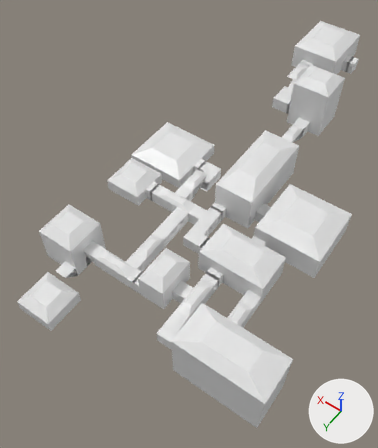
What one commit did to the FBX model Assets/Models/forgotten_lair_of_the_silent_general.fbx.
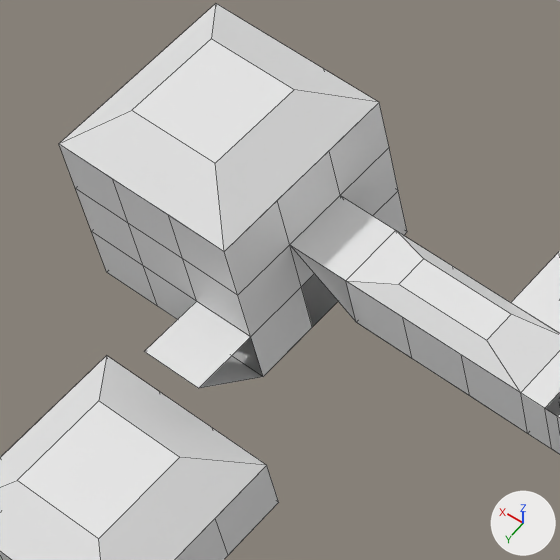
The first picture shows the older version from a 50 mm lens placed at (-11.2, 41.8, 28.9), pointed at (3.2, 21.6, -2.8). The close-ups show both versions on the part from 7% to 36% of the width and 45% to 69% of the height of that picture; other places that the commit changed are outside them. The lights are fixed; the arrows at lower right show +X, +Y and +Z. The close-ups show mesh edges as thin lines. Vertices at the same position are counted once.

Script lines for the objects in view, before the commit:
```python
me_plane_2386 = bpy.data.meshes.new('Plane.2386')
me_plane_2386.from_pydata(...)  # 23 vertices, 11 faces; spans x -1.5..1.5, y -0.5..0.5, z 0.0..1.25
# faces by material slot: [1, 5, 5]
me_plane_2386.materials.append(mat_floormaterial_005)  # white #e7e7e7
me_plane_2386.materials.append(mat_wallmaterial_005)  # white #e7e7e7
me_plane_2386.materials.append(mat_ceilingmaterial_005)  # white #e7e7e7
me_ramp_027 = bpy.data.meshes.new('Ramp.027')
me_ramp_027.from_pydata(...)  # 6 vertices, 2 faces; spans x 6.0..7.0, y 28.0..29.0, z -2.0..-1.0
# faces by material slot: [1, 1]
me_ramp_027.materials.append(mat_floormaterial_005)  # white #e7e7e7
me_ramp_027.materials.append(mat_ceilingmaterial_005)  # white #e7e7e7
# before: 0 (6.0, 28.0, -2.0), 1 (7.0, 28.0, -1.0) at pixel (340, 195), 2 (7.0, 29.0, -1.0) at pixel (289, 244), 3 (6.0, 29.0, -2.0) at pixel (356, 322), 4 (6.0, 28.0, -1.0) at pixel (395, 230)
# before: 5 (6.0, 29.0, -1.0) at pixel (345, 280)
me_ramp_028 = bpy.data.meshes.new('Ramp.028')
me_ramp_028.from_pydata(...)  # 6 vertices, 2 faces; spans x 7.0..8.0, y 30.0..31.0, z -3.0..-2.0
# faces by material slot: [1, 1]
me_ramp_028.materials.append(mat_floormaterial_005)  # white #e7e7e7
me_ramp_028.materials.append(mat_ceilingmaterial_005)  # white #e7e7e7
# before: 0 (7.0, 30.0, -3.0) at pixel (263, 376), 1 (8.0, 30.0, -3.0), 2 (8.0, 31.0, -2.0) at pixel (144, 351), 3 (7.0, 31.0, -2.0) at pixel (198, 388), 4 (7.0, 30.0, -2.0) at pixel (250, 336)
# before: 5 (8.0, 30.0, -2.0) at pixel (196, 301)
ob_room_3_28 = bpy.data.objects.new('Room_3_28', me_plane_2386)
ob_room_3_28.location = (4.5, 28.5, -2.0)
ob_room_6_28 = bpy.data.objects.new('Room_6_28', me_ramp_027)
ob_room_6_28.location = (0.0, 0.0, 0.0)
ob_room_7_30 = bpy.data.objects.new('Room_7_30', me_ramp_028)
ob_room_7_30.location = (0.0, 0.0, 0.0)
# also in view: 'Room_3_27' at (3.5, 27.5, -1.5); 'Room_2_28' at (2.5, 28.5, -1.5); 'Room_7_27' at (8.5, 28.5, -1.2); 'Room_6_31' at (7.5, 32.5, -3.2)
```
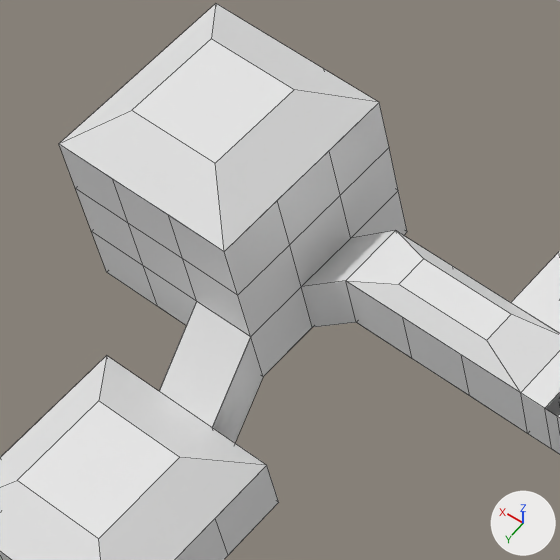
Where the newer file only moved an object's origin or applied its transform, the numbers keep the older frame.

Where the change shows, as pixel boxes (x1, y1, x2, y2) in the close-ups (560 x 560 px):
'Room_7_30', reshaped: before (144, 301, 263, 388); after (159, 301, 263, 443)
'Room_6_28', reshaped (10% narrower, 23% shorter): before (290, 196, 396, 322); after (301, 230, 396, 327)

The change in detail:
me_ramp_027 has 6 vertices, 2 faces and spans x 6.0..7.0, y 28.0..29.0, z -2.0..-1.0.
me_ramp_027 is used by ob_room_6_28; location (0.0, 0.0, 0.0).
Verts and faces of me_ramp_027; kept vertices keep their numbers, new ones are numbered from 6.
Part 1, on me_ramp_027:
Vertices deleted: 1, 2 (with the faces that use them).
New vertices 6 to 9 stand at vertices 0, 3, 4, 5, in that order, plus (1.0, 0.0, -1.0).
New vertex 10 is at (6.0, 28.0, -2.0).
New vertex 11 is at (7.0, 28.0, -3.0).
New vertex 12 is at (6.0, 29.0, -1.0), pixel (345, 280).
New vertex 13 is at (7.0, 29.0, -2.0), pixel (301, 286).
New faces: (0, 6, 7, 3) (mat_floormaterial_005 (white #e7e7e7)).
New faces: (4, 8, 11, 10), (3, 7, 9, 5) (mat_wallmaterial_005 (white #e7e7e7)).
New faces: (4, 12, 13, 8) (mat_ceilingmaterial_005 (white #e7e7e7)).
me_ramp_027 now uses material mat_wallmaterial_005 (white #e7e7e7).
me_ramp_028 has 6 vertices, 2 faces and spans x 7.0..8.0, y 30.0..31.0, z -3.0..-2.0.
me_ramp_028 is used by ob_room_7_30; location (0.0, 0.0, 0.0).
Verts and faces of me_ramp_028; kept vertices keep their numbers, new ones are numbered from 6.
Part 2, on me_ramp_028:
Vertices deleted: 2, 3 (with the faces that use them).
New vertices 6 to 11 stand at vertices 0, 0, 1, 1, 4, 5, in that order, plus (0.0, 1.0, -1.0).
New vertex 12 is at (7.0, 30.0, -2.0), pixel (250, 336).
New vertex 13 is at (8.0, 30.0, -2.0), pixel (196, 301).
New faces: (0, 1, 8, 6) (mat_floormaterial_005 (white #e7e7e7)).
New faces: (0, 7, 10, 4), (1, 5, 11, 9) (mat_wallmaterial_005 (white #e7e7e7)).
New faces: (10, 11, 13, 12) (mat_ceilingmaterial_005 (white #e7e7e7)).
me_ramp_028 now uses material mat_wallmaterial_005 (white #e7e7e7).
